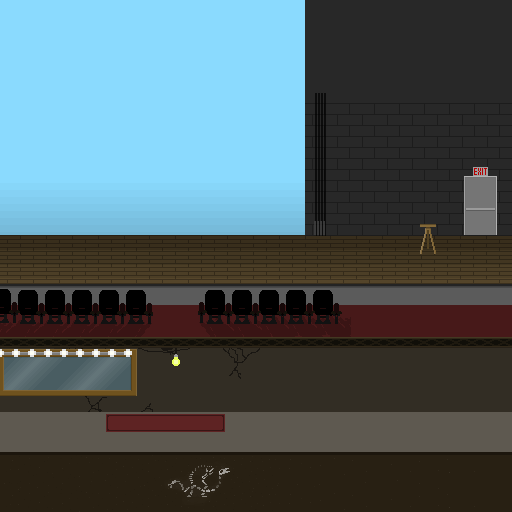
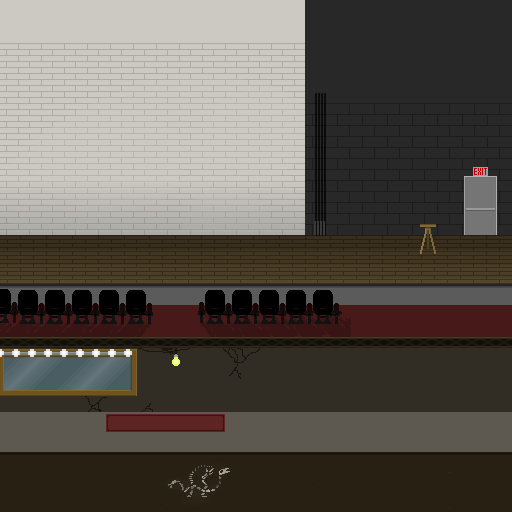
Revision of a layered 512 x 512 image; what changed, layer by layer:
added layer "Layer 8" above "Layer 6" over (0, 43, 305, 235)
added layer "Layer 6" above "Background" over (0, 0, 305, 235)
